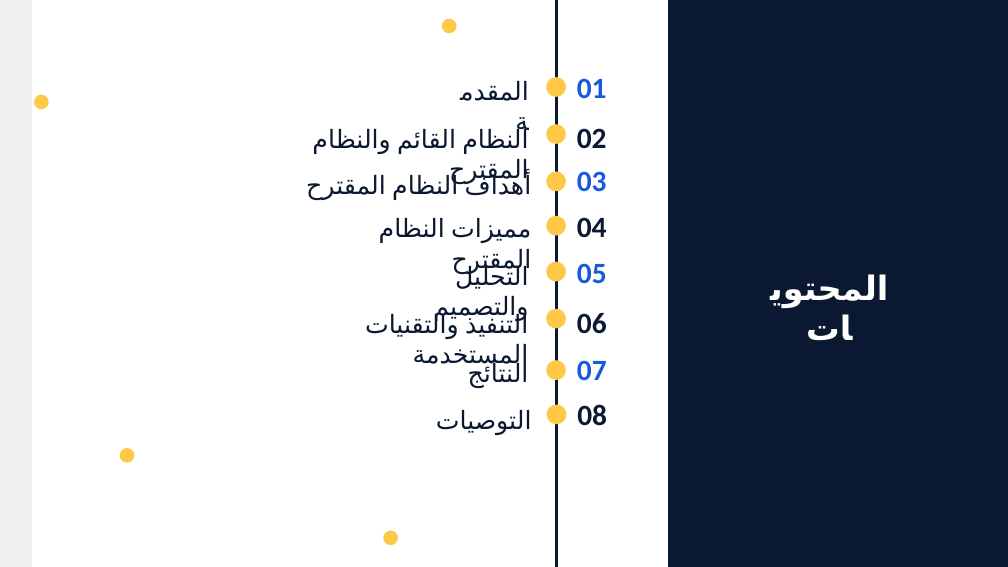
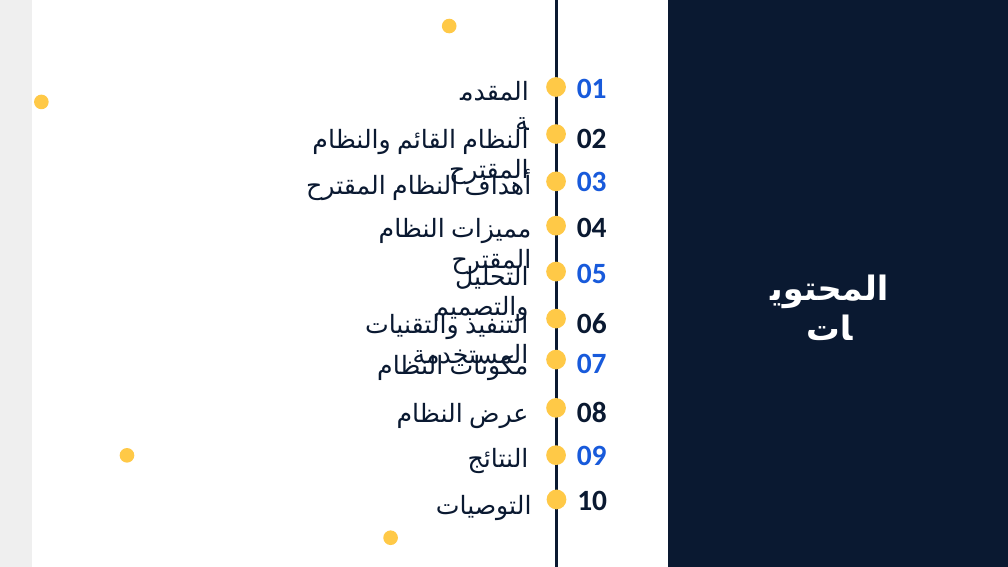
Before and after one commit to Wesam-1110111/TGP, a slide deck: slide 2 of PowerPoint.pptx. Drawn at 1008x567 pixels with LibreOffice and Linux fonts; fonts in the diff are those of the drawing. Boxes give left, top, right and bottom in pixels: in the first picture for what was removed or moved away, otherwise in the second. Text is boxed around its words. In the diff, an @@ line names an element or a change of style, - is before the commit and + after.

```diff
--- a/PowerPoint.pptx
+++ b/PowerPoint.pptx
@@ text added at (397, 353, 529, 428), 24 pt, text #0A1931 @@
+مكونات النظام
@@ freeform shape added at (546, 349, 566, 370), fill #FFC947 @@
@@ text "07": place and size @@
-text "07" at (577, 360, 607, 380)
+text "07" at (577, 353, 607, 373)
@@ text added at (469, 409, 528, 428), 24 pt, text #0A1931 @@
+عرض النظام
@@ freeform shape added at (546, 398, 566, 418), fill #FFC947 @@
@@ text added at (577, 445, 607, 465), 28 pt, text #185ADB, bold @@
+09
@@ 2 texts, 2 freeform shapes: place and size @@
-2 texts, 2 freeform shapes at (436, 360, 566, 435)
+2 texts, 2 freeform shapes at (436, 445, 566, 520)
@@ text added at (577, 490, 607, 511), 28 pt, text #0A1931, bold @@
+10
```
Also in this commit, not shown: 9 other slides changed, 1 slide removed, 2 other files.
